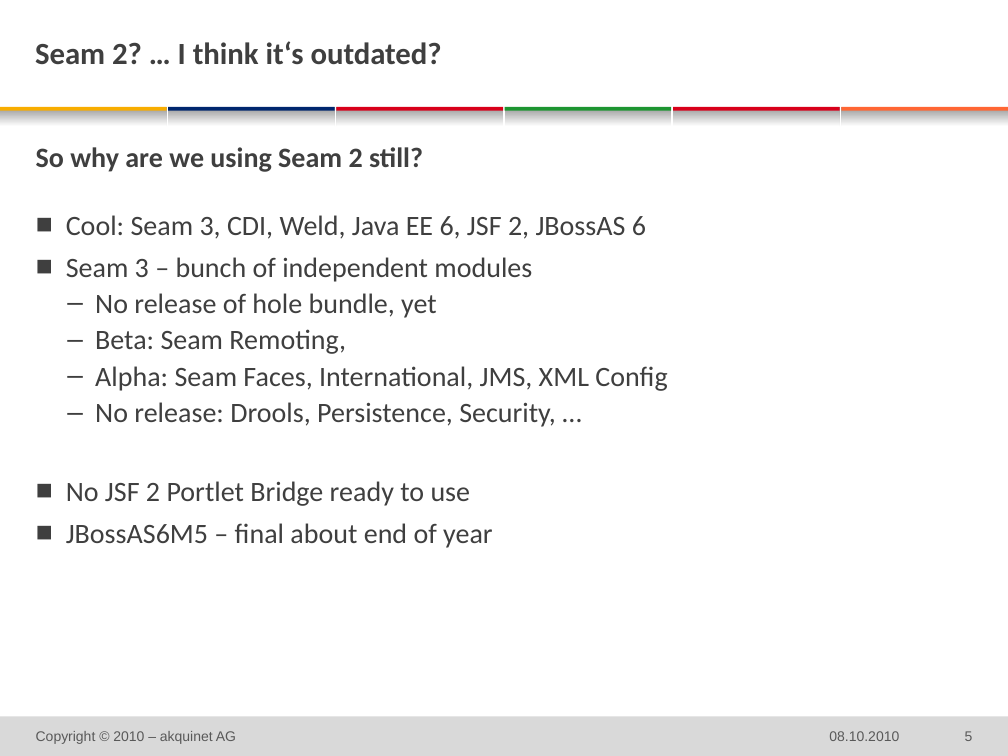
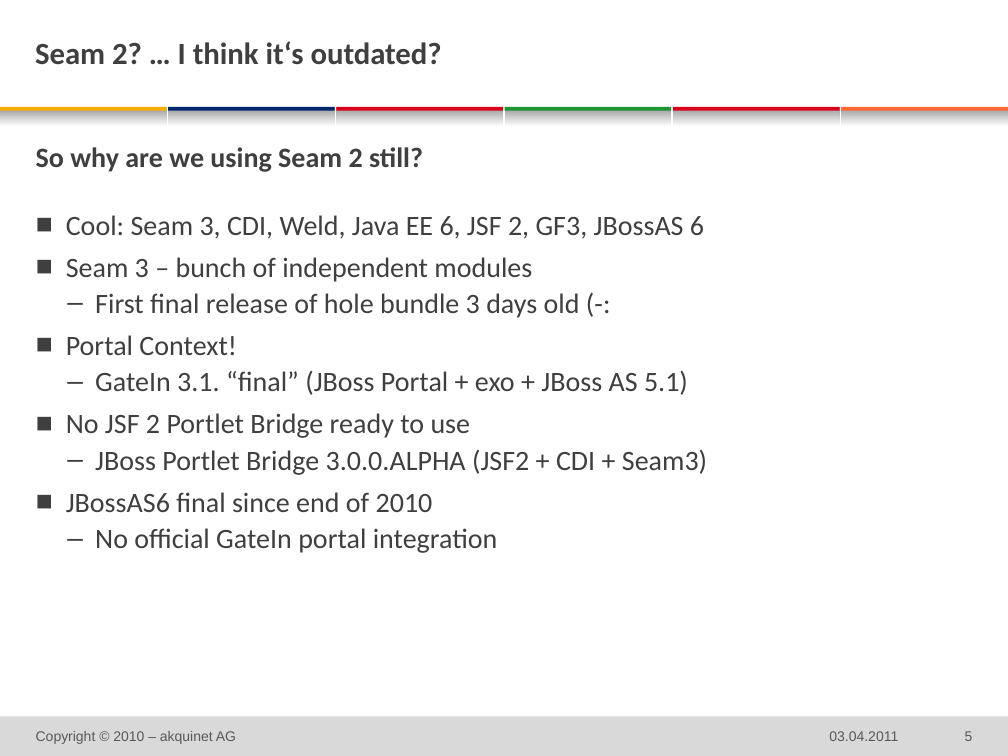
Before and after one commit to michaelschuetz/seamArquillian-sdc2011, a slide deck: slide 5 of doc/sdc_SeamArquillian.pptx. Drawn at 1008x756 pixels with LibreOffice and Linux fonts; fonts in the diff are those of the drawing; background and template pictures are left out. Boxes give left, top, right and bottom in pixels: in the first picture for what was removed or moved away, otherwise in the second. Text is boxed around its words. In the diff, an @@ line names an element or a change of style, - is before the commit and + after.

Commit message:
update slides

```diff
--- a/doc/sdc_SeamArquillian.pptx
+++ b/doc/sdc_SeamArquillian.pptx
@@ text at [66, 215, 704, 239]: text changed @@
-  ■ Cool: Seam 3, CDI, Weld, Java EE 6, JSF 2, JBossAS 6
+  ■ Cool: Seam 3, CDI, Weld, Java EE 6, JSF 2, GF3, JBossAS 6
@@ text at [66, 293, 688, 395]: text changed @@
-    – No release of hole bundle, yet
-    – Beta: Seam Remoting,
-    – Alpha: Seam Faces, International, JMS, XML Config
-    – No release: Drools, Persistence, Security, …
+    – First final release of hole bundle 3 days old (-:
+  ■ Portal Context!
+    – GateIn 3.1. “final” (JBoss Portal + exo + JBoss AS 5.1)
@@ text at [66, 450, 707, 553]: text changed @@
-  ■ JBossAS6M5 – final about end of year
+    – JBoss Portlet Bridge 3.0.0.ALPHA (JSF2 + CDI + Seam3)
+  ■ JBossAS6 final since end of 2010
+    – No official GateIn portal integration
@@ text at [829, 731, 898, 741]: text changed @@
-08.10.2010
+03.04.2011
```
Also in this commit, not shown: 14 other slides changed, 1 slide added, 1 slide removed.
